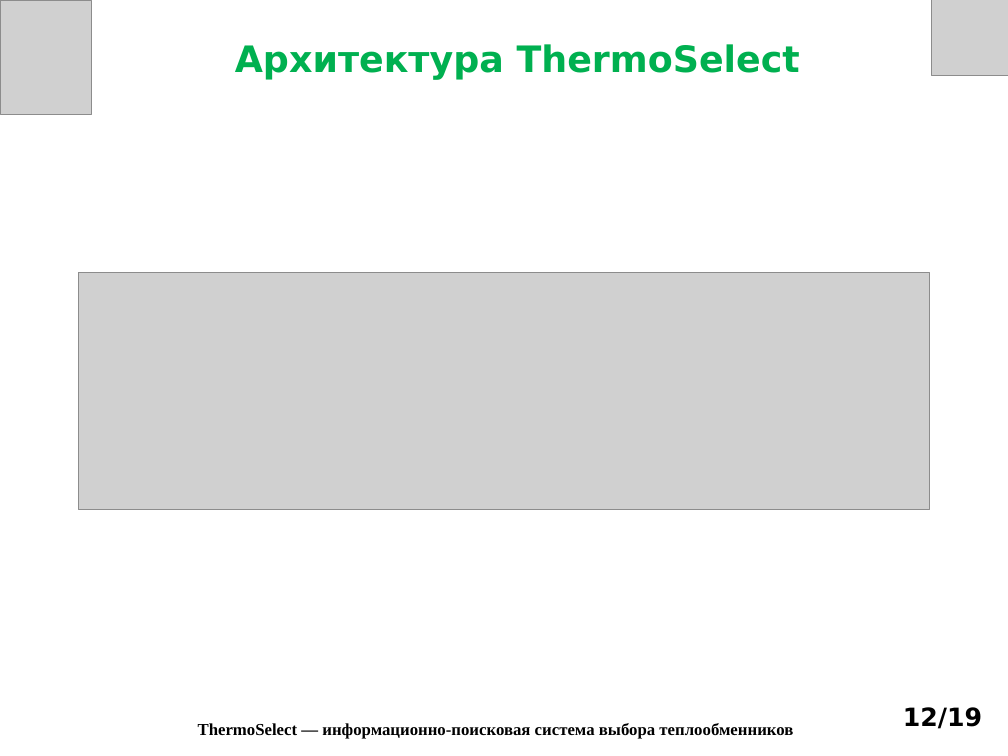
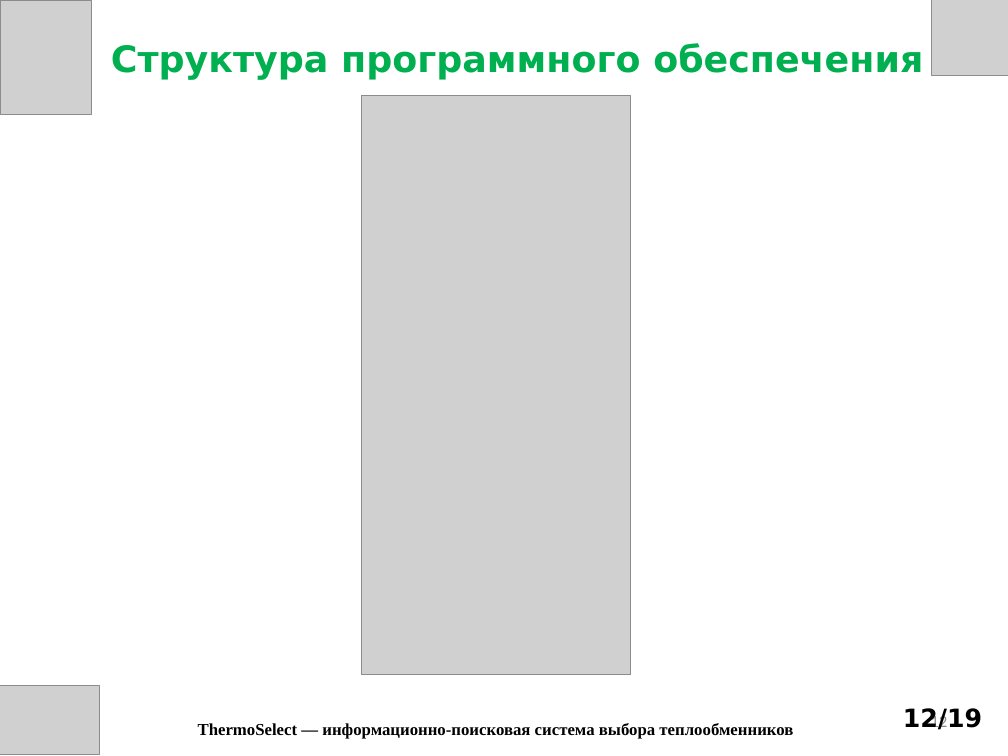
Before and after one commit to Bruh9797/Practice, a slide deck: slide 12 of Презентация_к_защите_ThermoSelect.pptx. Drawn at 1008x756 pixels with LibreOffice and Linux fonts; fonts in the diff are those of the drawing; grey boxes stand for pictures. Boxes give left, top, right and bottom in pixels: in the first picture for what was removed or moved away, otherwise in the second. Text is boxed around its words. In the diff, an @@ line names an element or a change of style, - is before the commit and + after.

```diff
--- a/Презентация_к_защите_ThermoSelect.pptx
+++ b/Презентация_к_защите_ThermoSelect.pptx
@@ text at (111,43,923,80): text changed @@
-Архитектура ThermoSelect
+Структура программного обеспечения
@@ picture added at (361,96,631,675) @@
@@ picture removed at (79,272,929,510) @@
@@ picture added at (0,685,99,754) @@
@@ page number added at (930,714,947,730), 12 pt, text #898989 @@
+12
```
Also in this commit, not shown: 16 other slides changed.
